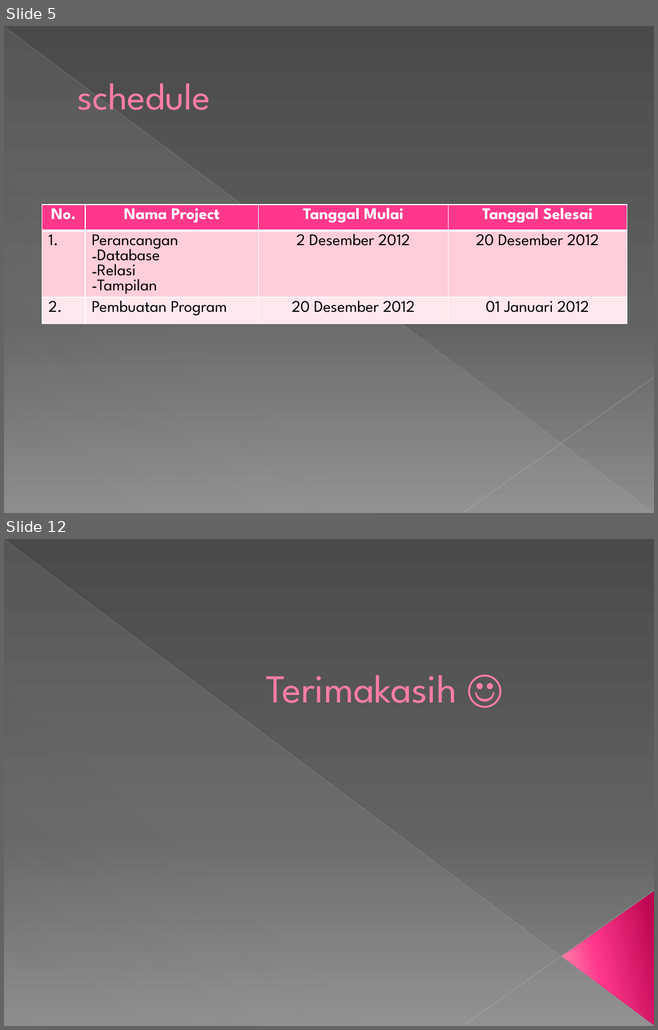
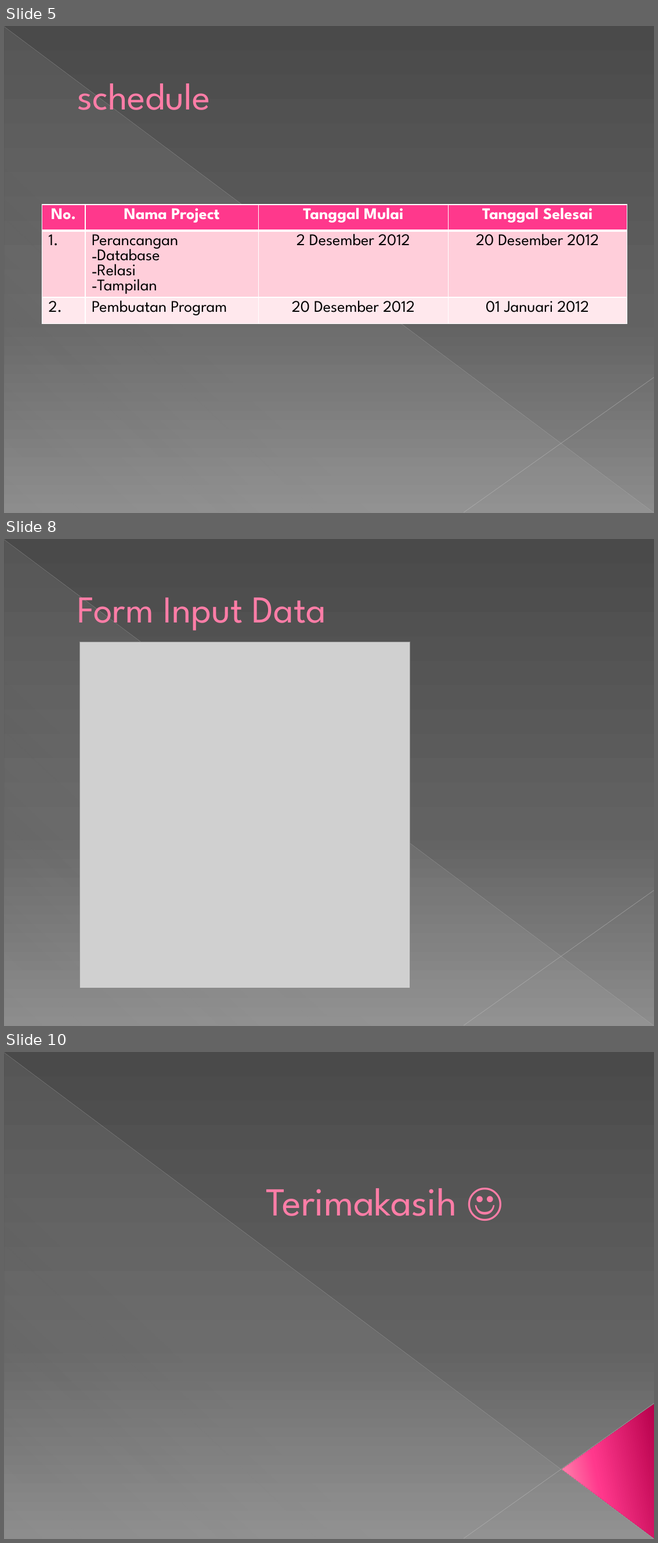
Before and after one commit to virzahanifa/Kuliah-Pemrograman3, a slide deck: tugas kelompok p3/Pemrograman 3.pptx. Shown one above the other, each under a label of ours: slides 5 and 12 before the commit, slides 5, 8 and 10 after it; the slides between them are not shown. The pictures are 658x1030 and 658x1543 pixels, drawn with LibreOffice and Linux fonts; fonts in the diff are those of the drawing; grey boxes stand for pictures. Boxes give left, top, right and bottom in pixels: in the first picture for what was removed or moved away, otherwise in the second. Text is boxed around its words. In the diff, an @@ line names an element or a change of style, - is before the commit and + after.

```diff
--- a/tugas kelompok p3/Pemrograman 3.pptx
+++ b/tugas kelompok p3/Pemrograman 3.pptx
@@ slide 8 added at [4, 539, 654, 1026], background gradient #4A4A4A to #626262 to #8C8C8C; not listed: 3 template elements that a slide beside it also shows @@
@@ title added at [77, 597, 326, 631], 42 pt, text #FF7DA7 @@
+Form Input Data
@@ picture added at [80, 642, 410, 988] @@
@@ what was slide 12 is now slide 10 @@
```
Also in this commit, not shown: 6 slides changed, 3 slides removed.
